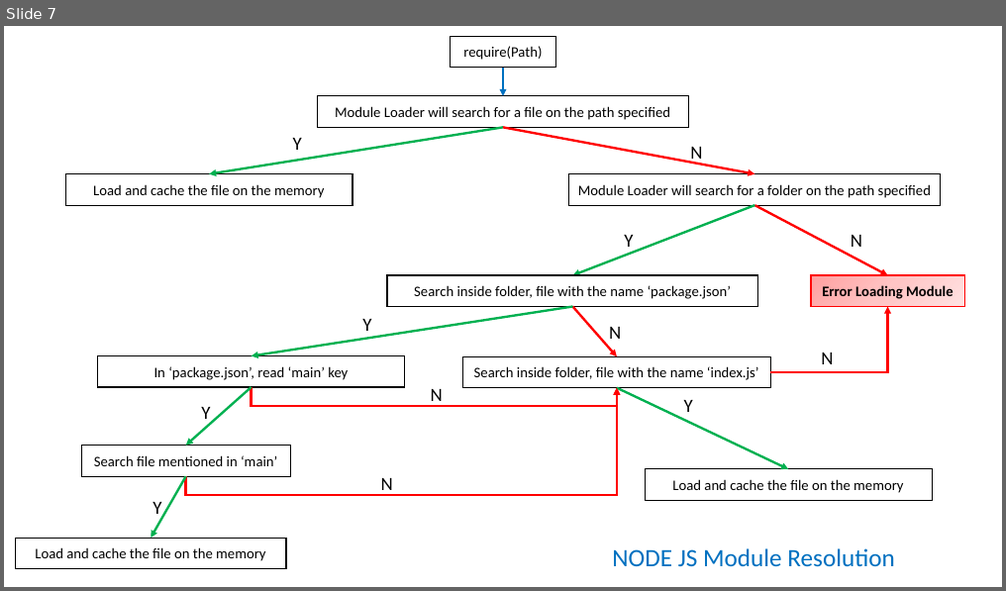
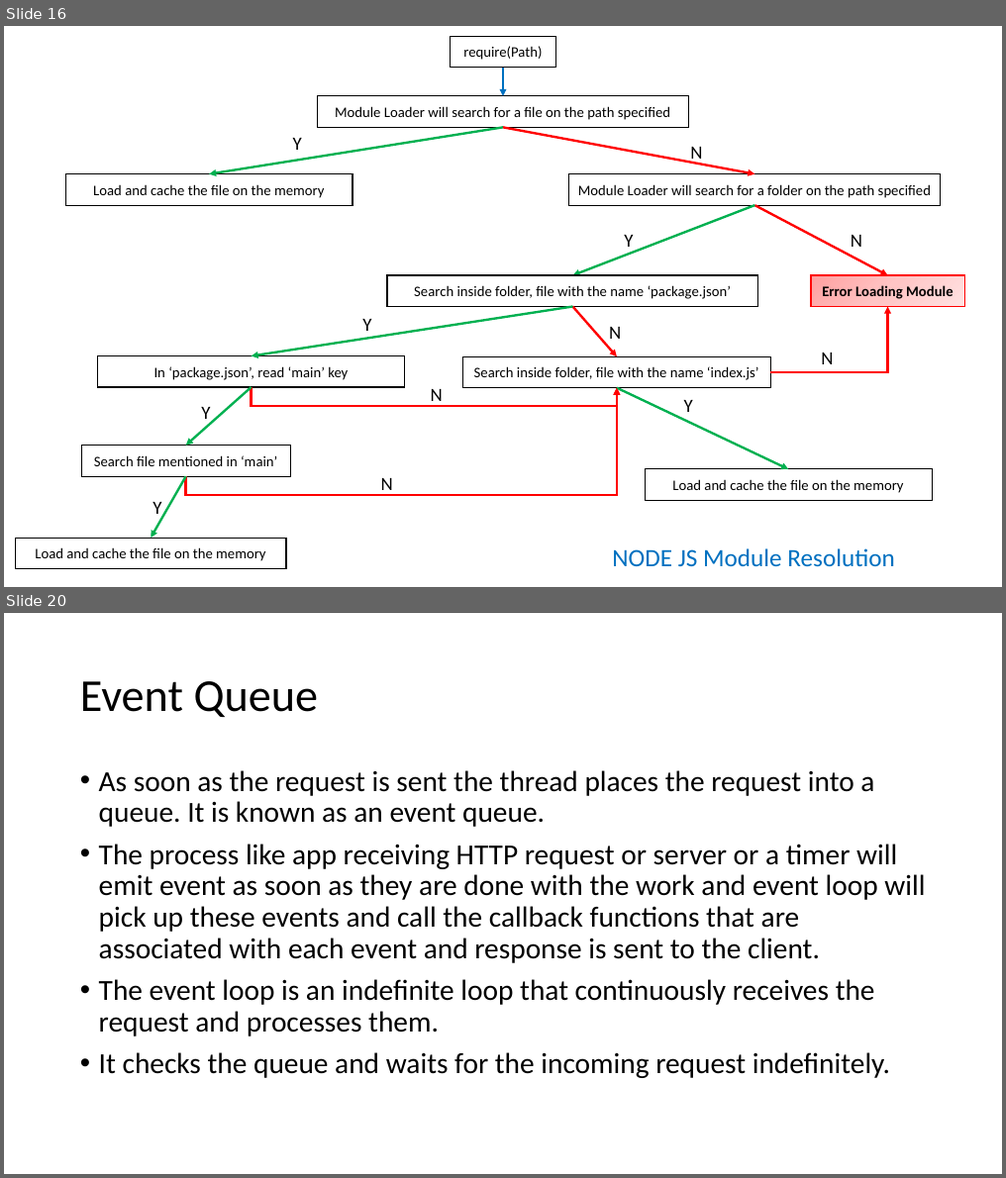
Before and after one commit to explore-with-manish/im-jan24, a slide deck: Node/Notes/Node.pptx. Shown one above the other, each under a label of ours: slide 7 before the commit, slides 16 and 20 after it; the slides between them are not shown. The pictures are 1006x591 and 1006x1178 pixels, drawn with LibreOffice and Linux fonts; fonts in the diff are those of the drawing. Boxes give left, top, right and bottom in pixels: in the first picture for what was removed or moved away, otherwise in the second. Text is boxed around its words. In the diff, an @@ line names an element or a change of style, - is before the commit and + after.

```diff
--- a/Node/Notes/Node.pptx
+++ b/Node/Notes/Node.pptx
@@ slide 20 added at [4,613,1002,1174], background #FFFFFF @@
@@ title added at [80,681,318,717], 44 pt, text #000000 @@
+Event Queue
@@ text added at [99,770,925,1078], 28 pt, text #000000 @@
+• As soon as the request is sent the thread places the request into a queue. It is known as an event queue.
+• The process like app receiving HTTP request or server or a timer will emit event as soon as they are done with the work and event loop will pick up these events and call the callback functions that are associated with each event and response is sent to the client.
+• The event loop is an indefinite loop that continuously receives the request and processes them.
+• It checks the queue and waits for the incoming request indefinitely.
@@ what was slide 7 is now slide 16 @@
```
Also in this commit, not shown: 24 other slides added, 2 other files.
